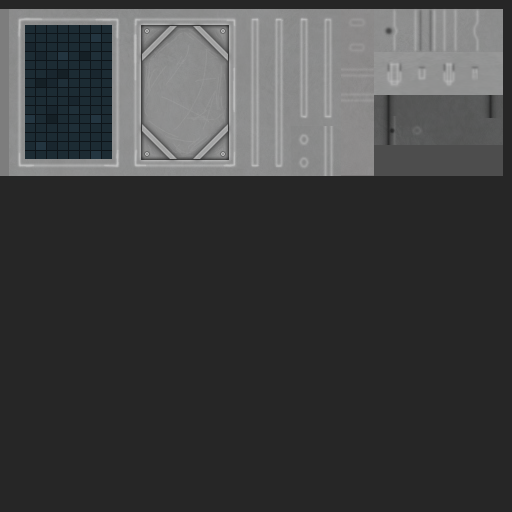
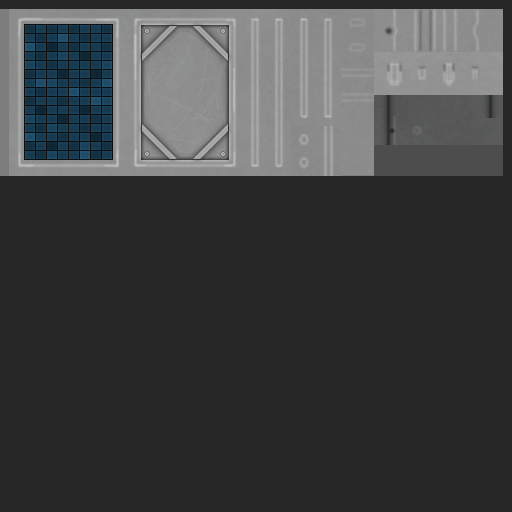
Comparing the layer stacks of the two 512 × 512 images. Changes:
painted on "cells" over <box>25,25,112,159</box>
painted on "cells back" over <box>24,24,113,160</box>
